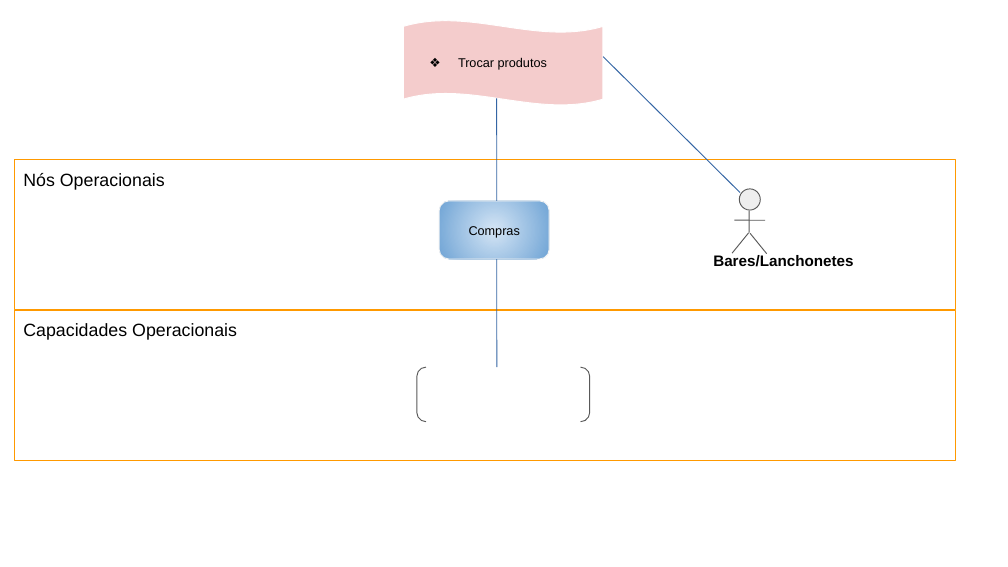
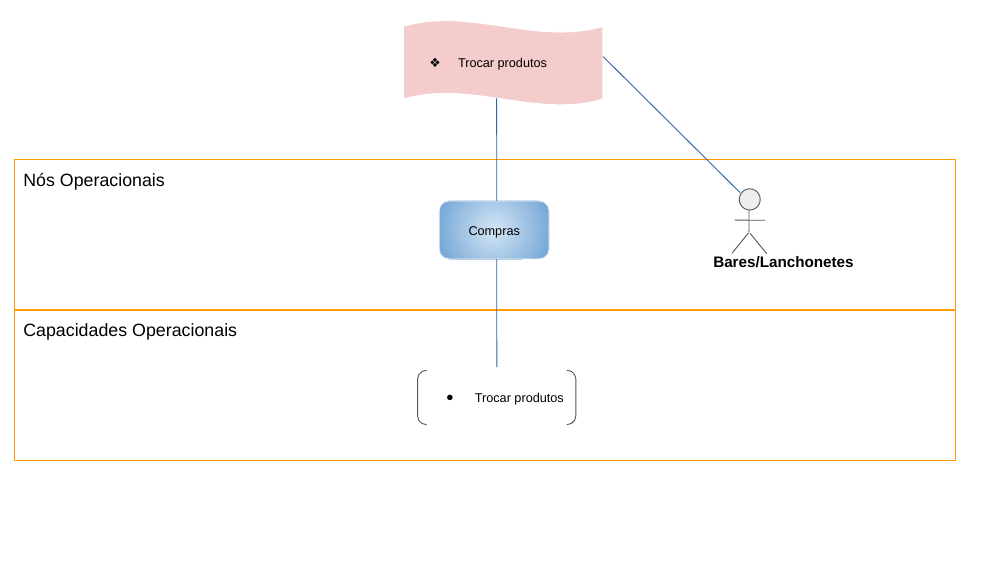
Before and after one commit to Darienzo08/ope_ads, a slide deck: slide 4 of docs/ARTEFATOS(15-23)/Arquitetura_Negócio/15) Arquitetura de Negócio para cada Cenário.pptx. Drawn at 1008x567 pixels with LibreOffice and Linux fonts; fonts in the diff are those of the drawing. Boxes give left, top, right and bottom in pixels: in the first picture for what was removed or moved away, otherwise in the second. Text is boxed around its words. In the diff, an @@ line names an element or a change of style, - is before the commit and + after.

```diff
--- a/docs/ARTEFATOS(15-23)/Arquitetura_Negócio/15) Arquitetura de Negócio para cada Cenário.pptx
+++ b/docs/ARTEFATOS(15-23)/Arquitetura_Negócio/15) Arquitetura de Negócio para cada Cenário.pptx
@@ bracket pair removed at bbox=[417, 368, 590, 423] @@
@@ bracket pair added at bbox=[418, 370, 576, 425], outline #595959 0.74 pt, 10 pt, text #000000 @@
+● Trocar produtos
```
Also in this commit, not shown: 4 other slides changed, 11 other files.
